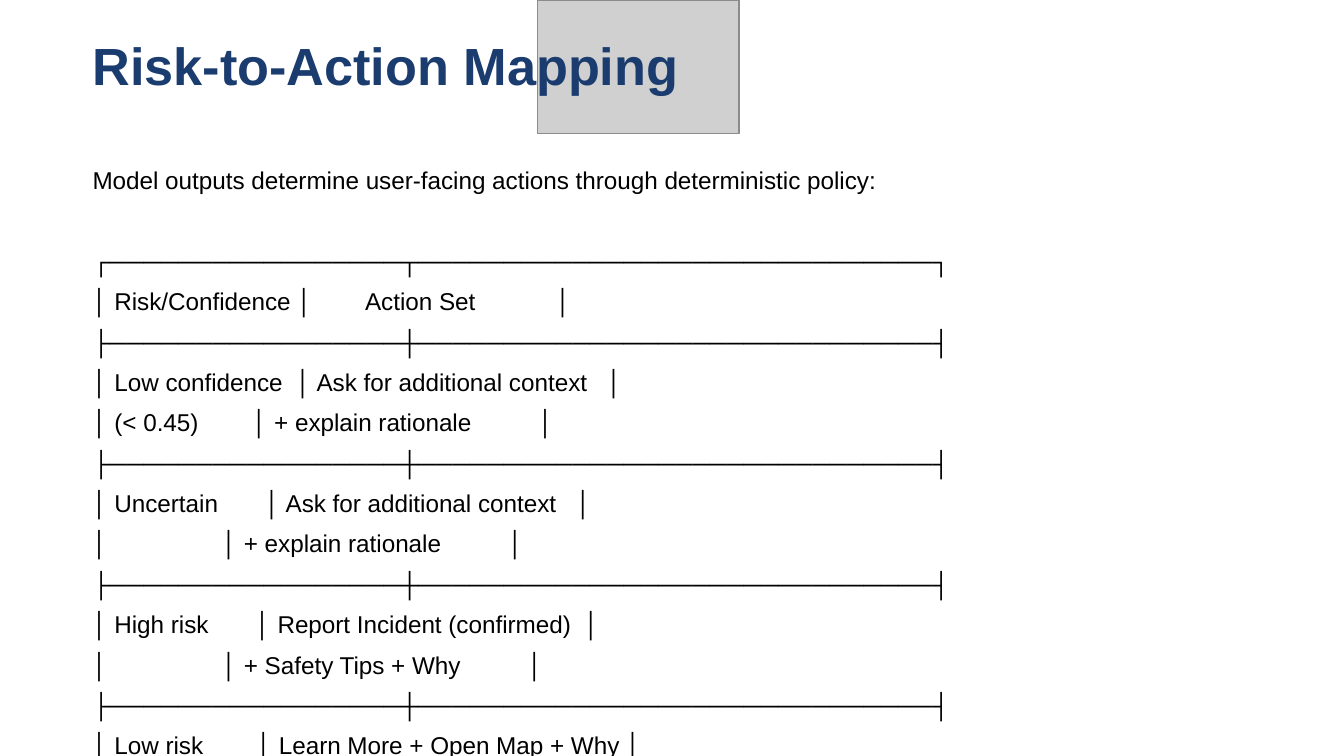
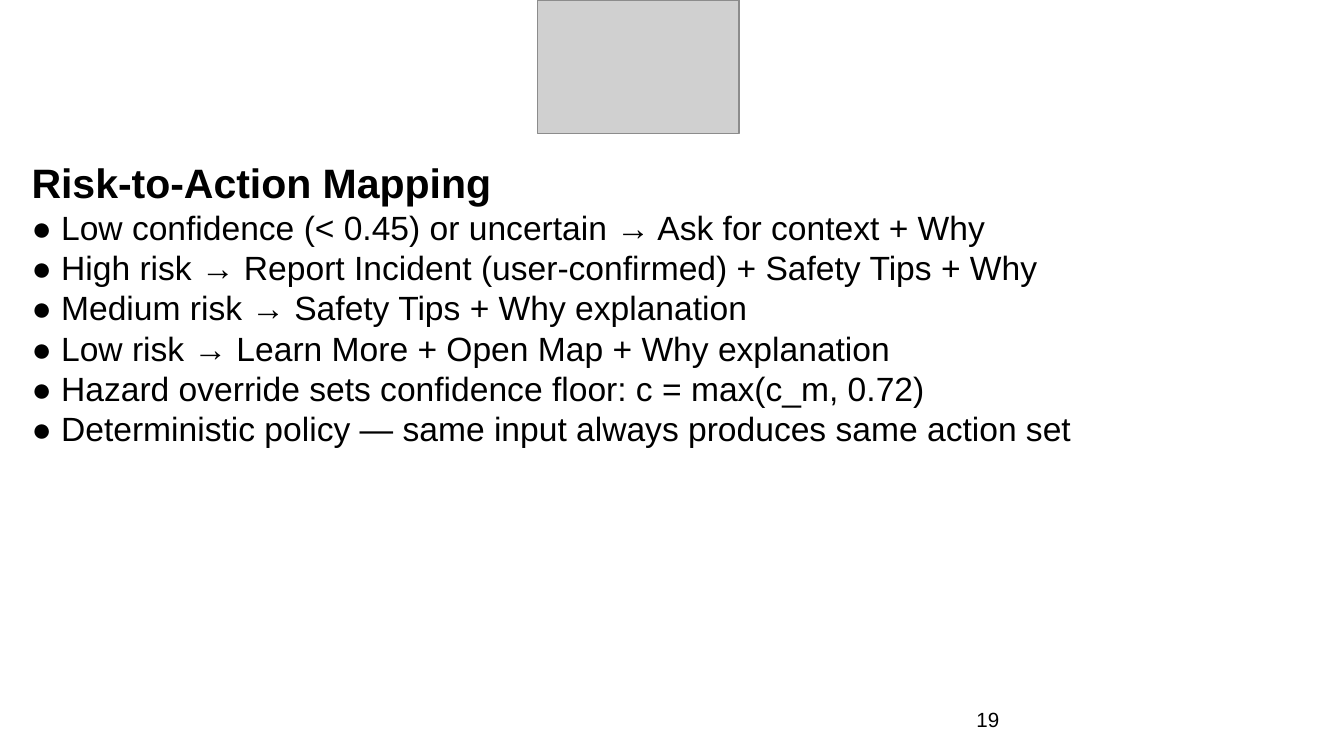
Before and after one commit to nibodhdaware/VisionGPT, a slide deck: slide 19 of paper/stage2_review3_updated.pptx. Drawn at 1344x756 pixels with LibreOffice and Linux fonts; fonts in the diff are those of the drawing; grey boxes stand for pictures. Boxes give left, top, right and bottom in pixels: in the first picture for what was removed or moved away, otherwise in the second. Text is boxed around its words. In the diff, an @@ line names an element or a change of style, - is before the commit and + after.

```diff
--- a/paper/stage2_review3_updated.pptx
+++ b/paper/stage2_review3_updated.pptx
@@ text removed at [93,43,678,95] @@
-Risk-to-Action Mapping
@@ text at [32,168,1071,448]: text changed; size 13 to 18 pt @@
-Model outputs determine user-facing actions through deterministic policy:
-┌─────────────────┬──────────────────────────────┐
-│ Risk/Confidence │ Action Set │
-├─────────────────┼──────────────────────────────┤
-│ Low confidence │ Ask for additional context │
-│ (< 0.45) │ + explain rationale │
-├─────────────────┼──────────────────────────────┤
-│ Uncertain │ Ask for additional context │
-│ │ + explain rationale │
-├─────────────────┼──────────────────────────────┤
-│ High risk │ Report Incident (confirmed) │
-│ │ + Safety Tips + Why │
-├─────────────────┼──────────────────────────────┤
-│ Low risk │ Learn More + Open Map + Why │
-└─────────────────┴──────────────────────────────┘
+Risk-to-Action Mapping
+● Low confidence (< 0.45) or uncertain → Ask for context + Why
+● High risk → Report Incident (user-confirmed) + Safety Tips + Why
+● Medium risk → Safety Tips + Why explanation
+● Low risk → Learn More + Open Map + Why explanation
+● Hazard override sets confidence floor: c = max(c_m, 0.72)
+● Deterministic policy — same input always produces same action set
@@ text added at [976,712,999,727], 11 pt, text #000000 @@
+19
```
Also in this commit, not shown: 48 other slides changed, 4 slides added, 4 slides removed.
